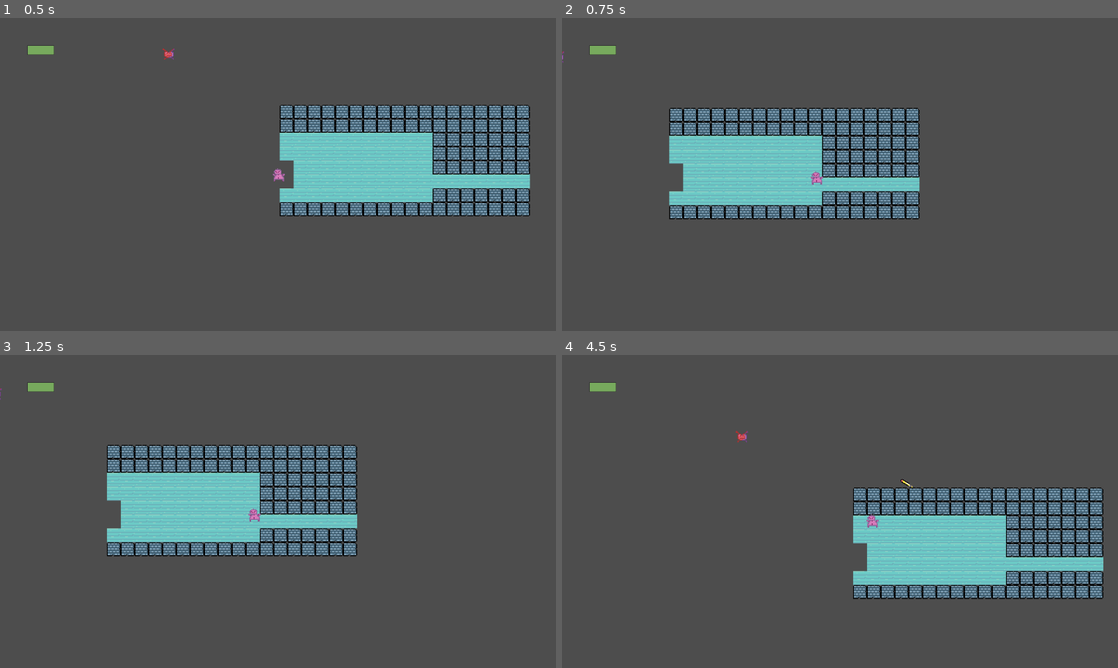
Above: before the commit, frames 1-4 (two rows, left to right).
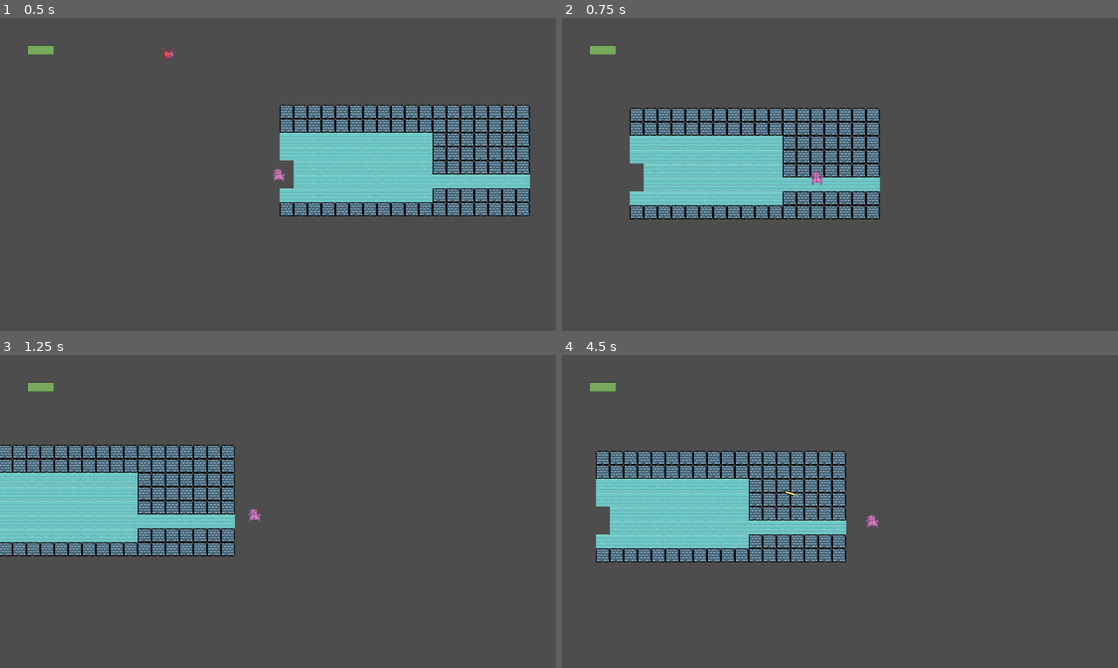
Above: after the commit, the same moments.

Repository: AndreAnimator/bullet-gel
Game: Godot game, scene res://Scenes/playground.tscn
Two runs of this game, one before a commit and one after it. Both use one fixed random seed, a clock stepped at 60 frames per second and the inputs below.
Inputs (mouse positions are in pixels of both pictures, inside the frame that each line leads up to):
- Up to frame 1 (0.5 s): no input
- Up to frame 2 (0.75 s): tap Enter at 0.5 s; move the mouse to (962, 158) at 0.52 s; hold D (move_right) from 0.53 s (still down); hold Ctrl (dash) from 0.53 s (still down)
- Up to frame 3 (1.25 s): keep holding D (move_right); keep holding Ctrl (dash)
- Up to frame 4 (4.5 s): move the mouse to (728, 527) at 1.27 s; release D (move_right) at 1.28 s; release Ctrl (dash) at 1.28 s; hold S (move_down) 1.28-2.03 s; click (728, 527) at 1.35 s; move the mouse to (895, 442) at 2.02 s; hold D (move_right) 2.03-2.78 s; hold Ctrl (dash) 2.03-2.78 s; move the mouse to (812, 574) at 2.77 s; hold W (move_up) 2.78-3.53 s; click (812, 574) at 2.85 s; move the mouse to (1006, 558) at 3.52 s; hold Ctrl (dash) 3.53-4.28 s; hold A (move_left) from 3.53 s (still down); move the mouse to (673, 464) at 4.27 s; click (673, 464) at 4.35 s

Frame 1 is identical in both runs. In frame 2, 9.9% of the frame differs, in the area x 0-65%, y 10-65%; in frame 3, 19%; in frame 4, 31%, in the area x 6-98%, y 24-78%.
Error before the commit: Trying to assign value of type 'bullet.gd' to a variable of type 'bullets.gd'. (res://Util/Components/hurtbox.gd:6)

Commit message:
Functional enemy and player shooting feature

Diff:
--- a/Entities/Enemies/EnemyTemplate/States/enemy_chase.gd
+++ b/Entities/Enemies/EnemyTemplate/States/enemy_chase.gd
@@ -5,10 +5,9 @@
 var shooting_frequency = 80
 var shooting_wait = 0
 
-const obj_bullet = preload("res://Objects/Bullets/bullets.tscn")
+const obj_bullet = preload("res://Objects/EnemyBullets/Bullets/bullets.tscn")
 
 func physics_process_state(delta: float):
-	print("persiga")
 	var direction = player.global_position - enemy.global_position
 
 	var distance = direction.length()
@@ -25,17 +24,13 @@
 
 	shooting_wait += 1
 	if shooting_wait == shooting_frequency:
-		print(" o que é direção ")
-		print("pou pou")
-		print(direction)
-		shoot(direction, 20)
+		shoot()
 		shooting_wait = 0
 
-func shoot(direction: Vector2, speed):
+func shoot():
 	print("Atira caralho")
-	var player = get_tree().get_first_node_in_group("player")
-	var new_bullet = obj_bullet.instantiate()
-	direction = direction - enemy.global_position
-	get_parent().add_child(new_bullet)
-	new_bullet.position = enemy.position
-	new_bullet.rotation = direction.angle()
+	var spawned_bullet := obj_bullet.instantiate()
+	var player_direction = player.global_position - enemy.global_position
+	spawned_bullet.position = enemy.global_position
+	get_tree().root.call_deferred("add_child", spawned_bullet)
+	spawned_bullet.rotation = player_direction.angle()
--- a/Entities/Enemies/EnemyTemplate/States/enemy_idle.gd
+++ b/Entities/Enemies/EnemyTemplate/States/enemy_idle.gd
@@ -3,7 +3,6 @@
 var idle_timer : Timer
 
 func enter():
-	print("ta idle")
 	enemy.velocity = Vector2.ZERO
 
 	idle_timer = Timer.new()
@@ -13,14 +12,12 @@
 	add_child(idle_timer)
 
 func on_timeout():
-	print("Dá uma caminhadinha")
 	transitioned.emit(self, "wander")
 
 func _physics_process(delta: float) -> void:
 	try_chase()
 
 func exit():
-	print("Saia do Idle")
 	idle_timer.stop()
 	idle_timer.timeout.disconnect(on_timeout)
 	idle_timer.queue_free()
--- a/Entities/Enemies/EnemyTemplate/States/enemy_state.gd
+++ b/Entities/Enemies/EnemyTemplate/States/enemy_state.gd
@@ -7,32 +7,29 @@
 var player : Player
 
 func _ready():
-    print("Ready")
-    player = get_tree().get_first_node_in_group("player")
-    print("Pegou o Player")
-    print(player)
-    enemy.damaged.connect(on_damaged)
+	player = get_tree().get_first_node_in_group("player")
+	enemy.damaged.connect(on_damaged)
 
 func enter():
-    pass
+	pass
 
 func process_state(delta: float):
-    pass
+	pass
 
 func physics_process_state(delta: float):
-    pass
+	pass
 
 func exit():
-    pass
+	pass
 
 func try_chase() -> bool:
-    if get_distance_to_player() <= enemy.detection_radius:
-        transitioned.emit(self, "chase")
-        return true
-    return false
+	if get_distance_to_player() <= enemy.detection_radius:
+		transitioned.emit(self, "chase")
+		return true
+	return false
 
 func get_distance_to_player() -> float:
-    return player.global_position.distance_to(enemy.global_position)
+	return player.global_position.distance_to(enemy.global_position)
 
 func on_damaged(attack: Attack):
-    transitioned.emit(self, "stun")
+	transitioned.emit(self, "stun")
--- a/Entities/Enemies/EnemyTemplate/States/enemy_stun.gd
+++ b/Entities/Enemies/EnemyTemplate/States/enemy_stun.gd
@@ -3,13 +3,12 @@
 var timer : Timer
 
 func enter():
-	print("Stun")
 	timer = Timer.new()
 	timer.wait_time = 1.0
 	timer.autostart = true
 	timer.timeout.connect(on_timer_finished)
 	add_child(timer)
-	enemy.stunned = true
+	enemy.invincible = true
 
 func exit():
 	timer.stop()
--- a/Entities/Enemies/EnemyTemplate/States/enemy_wander.gd
+++ b/Entities/Enemies/EnemyTemplate/States/enemy_wander.gd
@@ -9,7 +9,6 @@
 var wander_timer : Timer
 
 func enter():
-    print("Ta wander")
     wander_direction = Vector2.UP.rotated(deg_to_rad(randf_range(0, 360)))
     wander_timer = Timer.new()
     wander_timer.wait_time = randf_range(min_wander_time, max_wander_time)
@@ -18,20 +17,14 @@
     add_child(wander_timer)
 
 func physics_process_state(delta: float):
-    print("da wander")
     enemy.velocity = wander_direction*wander_speed
     enemy.move_and_slide()
-    print("wandering")
-
     try_chase()
-    print("Tenta persegui")
 
 func on_timer_finished():
     transitioned.emit(self, "idle")
-    print("Vai pra idle")
 
 func exit():
-    print("Saiu do wander")
     wander_timer.stop()
     wander_timer.timeout.disconnect(on_timer_finished)
     wander_timer.queue_free()
--- a/Entities/Enemies/EnemyTemplate/enemy.gd
+++ b/Entities/Enemies/EnemyTemplate/enemy.gd
@@ -10,10 +10,15 @@
 
 signal damaged(attack: Attack)
 
+@export var hitbox : HitBox
 @export_group("Vision Ranges")
 @export var detection_radius := 100.0
 @export var chase_radius := 200.0
 @export var follow_radius := 25.0
+
+func _ready():
+	if hitbox:
+		hitbox.damaged.connect(take_damage)
 
 func respawn():
 	print("ele respawna?")
@@ -23,16 +28,22 @@
 
 
 func _on_area_2d_body_entered(body: Node2D) -> void:
+	print("Isso sequer entra?")
 	if body.is_in_group("player"):
+		print("Encostou no jogador")
 		#TODO adaptar isso pra usar hurtbox no lugar
-		if body.is_invincible():
+		if !body.is_invincible():
 			body.take_damage(1)
+	if body.is_in_group("player_bullet"):
+		print("Enimigo tomou")
+		take_damage(body.initial_damage)
 
-func take_damage(dmg):
+func take_damage(attack:Attack):
 	print("Tomou lhe")
 	if(!invincible):
-		health -= dmg
+		health -= attack.damage
 		if health <= 0:
+			print("Esse bixo não morre não??")
 			queue_free()
 
 func is_invincible():
@@ -40,4 +51,5 @@
 
 func _on_hitbox_damaged(attack:Attack) -> void:
 	print("jumpscare q isso funciona")
+	take_damage(attack)
 	damaged.emit(attack)
--- a/Entities/Enemies/EnemyTemplate/enemy.tscn
+++ b/Entities/Enemies/EnemyTemplate/enemy.tscn
@@ -14,12 +14,16 @@
 size = Vector2(14, 13)
 
 [sub_resource type="RectangleShape2D" id="RectangleShape2D_4gyqm"]
-size = Vector2(11, 7)
+size = Vector2(10, 5)
 
 [node name="Enemy" type="CharacterBody2D" groups=["enemy", "respawn"]]
+collision_layer = 65
+collision_mask = 9
 script = ExtResource("1_4gyqm")
 
-[node name="Hitbox" type="Area2D" parent="."]
+[node name="Hitbox" type="Area2D" parent="." groups=["enemy"]]
+collision_layer = 64
+collision_mask = 8
 script = ExtResource("2_m0rfr")
 
 [node name="CollisionShape2D" type="CollisionShape2D" parent="Hitbox"]
@@ -27,7 +31,7 @@
 shape = SubResource("RectangleShape2D_qi2p4")
 
 [node name="CollisionShape2D" type="CollisionShape2D" parent="."]
-position = Vector2(0.5, 0.5)
+position = Vector2(0, -0.5)
 shape = SubResource("RectangleShape2D_4gyqm")
 
 [node name="Enemy" type="Sprite2D" parent="."]
--- a/Entities/Enemies/EnemyTemplate/enemy_state_machine.gd
+++ b/Entities/Enemies/EnemyTemplate/enemy_state_machine.gd
@@ -6,10 +6,8 @@
 var states : Dictionary = {}
 
 func _ready():
-	print("e esse state machine q n faz nada")
 	for child in get_children():
 		if child is EnemyState:
-			print("O nome  da criança " + child.name.to_lower())
 			states[child.name.to_lower()] = child
 			child.transitioned.connect(on_child_transition)
 
@@ -19,7 +17,6 @@
 
 func _process(delta):
 	if current_state:
-		print("oxi")
 		current_state.process_state(delta)
 
 func _physics_process(delta):
@@ -27,23 +24,15 @@
 		current_state.physics_process_state(delta)
 
 func on_child_transition(state: EnemyState, new_state_name: String):
-	print("Criança transicionou")
 	if state != current_state:
-		print("deferente")
-		print(state)
-		print(" != ")
-		print(current_state)
 		return
 
 	var new_state = states.get(new_state_name.to_lower())
 	if !new_state:
-		print("não é state")
 		return
 
 	if current_state:
-		print("Sai do state")
 		current_state.exit()
 
 	new_state.enter()
-	print("Entra no state")
 	current_state = new_state
--- /dev/null
+++ b/Entities/Player/PlayerHitbox.tscn
@@ -0,0 +1,9 @@
+[gd_scene load_steps=2 format=3 uid="uid://byfl1tqugxb2e"]
+
+[ext_resource type="Script" uid="uid://c1wjv857a0mom" path="res://Util/Components/hitbox.gd" id="1_c54k0"]
+
+[node name="PlayerHitbox" type="Area2D"]
+collision_layer = 8
+collision_mask = 64
+script = ExtResource("1_c54k0")
+metadata/_custom_type_script = "uid://c1wjv857a0mom"
--- a/Entities/Player/player.gd
+++ b/Entities/Player/player.gd
@@ -1,6 +1,7 @@
 class_name Player
 extends CharacterBody2D
 
+@export var hitbox : HitBox
 var speed: float = 200
 var acceleration: float = 2000
 var friction: float = acceleration / speed
@@ -9,6 +10,7 @@
 var can_move: bool = true
 var invincible: bool = false
 var can_shoot: bool = true
+var attack := Attack.new()
 
 # dash controls
 
@@ -23,6 +25,10 @@
 signal hp_changed
 signal died
 signal player_shoot
+
+func _ready():
+	if hitbox:
+		hitbox.damaged.connect(take_damage)
 
 # Camera Movement Control
 
@@ -72,9 +78,9 @@
 func apply_friction(delta: float) -> void:
 	velocity -= velocity * friction * delta
 
-func take_damage(dmg):
+func take_damage(damage: Attack):
 	if(!invincible):
-		set_hp(hp - dmg)
+		set_hp(hp - damage.damage)
 
 func get_hp():
 	return hp
@@ -105,3 +111,15 @@
 
 func _on_dash_again_timer_timeout() -> void:
 	can_dash = true
+
+
+func _on_hit_box_body_entered(body:Node2D) -> void:
+	print("Isso sequer entra?")
+	if body.is_in_group("enemy"):
+		print("Encostou no inimigo")
+		#TODO adaptar isso pra usar hurtbox no lugar
+		if !body.is_invincible():
+			take_damage(attack)
+	if body.is_in_group("enemy_bullet"):
+		print("Tomou do enemigo")
+		take_damage(body.initial_damage)
--- a/Entities/Player/player.tscn
+++ b/Entities/Player/player.tscn
@@ -1,21 +1,27 @@
-[gd_scene load_steps=6 format=3 uid="uid://ckmqdyqfpamim"]
+[gd_scene load_steps=8 format=3 uid="uid://ckmqdyqfpamim"]
 
 [ext_resource type="Script" uid="uid://dgoqmy41wvks2" path="res://Entities/Player/player.gd" id="1_onrkg"]
 [ext_resource type="Texture2D" uid="uid://bk54wvivdh3ib" path="res://Assets/protag.png" id="2_i3pqv"]
 [ext_resource type="Script" uid="uid://b7aubyhkr3ldi" path="res://Entities/Player/player_camera.gd" id="3_lu8i8"]
 [ext_resource type="Script" uid="uid://b8kge5j2w57xy" path="res://Entities/Player/player_weapon.gd" id="4_tekja"]
+[ext_resource type="Script" uid="uid://c1wjv857a0mom" path="res://Util/Components/hitbox.gd" id="5_5c2io"]
 
 [sub_resource type="RectangleShape2D" id="RectangleShape2D_onrkg"]
-size = Vector2(12, 14)
+size = Vector2(12, 1)
 
-[node name="CharacterBody2D" type="CharacterBody2D" groups=["player", "respawn"]]
+[sub_resource type="RectangleShape2D" id="RectangleShape2D_4wf4l"]
+size = Vector2(19, 17)
+
+[node name="CharacterBody2D" type="CharacterBody2D" node_paths=PackedStringArray("hitbox") groups=["player", "respawn"]]
+collision_layer = 0
 script = ExtResource("1_onrkg")
+hitbox = NodePath("HitBox")
 
 [node name="Player" type="Sprite2D" parent="."]
 texture = ExtResource("2_i3pqv")
 
 [node name="CollisionShape2D" type="CollisionShape2D" parent="."]
-position = Vector2(1, 1)
+position = Vector2(1, 7.5)
 shape = SubResource("RectangleShape2D_onrkg")
 
 [node name="Camera2D" type="Camera2D" parent="." node_paths=PackedStringArray("target")]
@@ -33,7 +39,19 @@
 firing_position = NodePath("../FiringPosition")
 
 [node name="FiringPosition" type="Marker2D" parent="."]
+position = Vector2(6.94, 0)
+
+[node name="HitBox" type="Area2D" parent="." groups=["player"]]
+collision_layer = 24
+collision_mask = 96
+script = ExtResource("5_5c2io")
+metadata/_custom_type_script = "uid://c1wjv857a0mom"
+
+[node name="CollisionShape2D" type="CollisionShape2D" parent="HitBox"]
+position = Vector2(0.5, -1.5)
+shape = SubResource("RectangleShape2D_4wf4l")
 
 [connection signal="player_shoot" from="." to="PlayerWeapon" method="_on_character_body_2d_player_shoot"]
 [connection signal="timeout" from="DashTimer" to="." method="_on_dash_timer_timeout"]
 [connection signal="timeout" from="DashAgainTimer" to="." method="_on_dash_again_timer_timeout"]
+[connection signal="body_entered" from="HitBox" to="." method="_on_hit_box_body_entered"]
--- a/Entities/Player/player_weapon.gd
+++ b/Entities/Player/player_weapon.gd
@@ -3,17 +3,14 @@
 @export var firing_position : Marker2D
 
 @onready var player : Player = get_owner()
-var firing_speed : float = 150
 
 const obj_bullet = preload("res://Objects/PlayerBullets/player_bullets.tscn")
 
 func _on_character_body_2d_player_shoot():
-	if sign(player.aim_position.x) != sign(firing_position.position.x):
-		firing_position.position.x *= -1
-
 	var spawned_bullet := obj_bullet.instantiate()
-	var mouse_direction := get_global_mouse_position()
-	spawned_bullet.velocity = Vector2(firing_speed, 0).rotated(mouse_direction.angle())
-	spawned_bullet.global_position = firing_position.global_position
+	var mouse_direction := get_global_mouse_position() - firing_position.global_position
+	spawned_bullet.position = global_position
+	get_tree().root.call_deferred("add_child", spawned_bullet)
 	spawned_bullet.rotation = mouse_direction.angle()
-	get_parent().add_child(spawned_bullet)
+	# spawned_bullet.velocity = Vector2(firing_speed, 0).rotated(mouse_direction.angle())
+	# spawned_bullet.rotation = mouse_direction.angle()
--- a/Objects/Bullets/bullets.gd
+++ /dev/null
@@ -1,33 +0,0 @@
-extends CharacterBody2D
-class_name Bullets
-
-@export var hurtbox : HurtBox
-
-@export var speed := 150.0
-@export var damage := 1.0
-
-var duration = 4000
-
-func _ready() -> void:
-	pass
-
-func _physics_process(delta: float) -> void:
-	var direction = Vector2.RIGHT.rotated(rotation)
-	position += speed * direction
-	# var collision := move_and_collide(velocity*delta)
-
-	var collision := move_and_collide(position*delta)
-	duration -= 1
-	if duration == 0:
-		queue_free()
-
-func _on_body_entered(body):
-	if body.is_in_group("player"):
-		if !body.is_invincible():
-			body.take_damage(1)
-			queue_free()
-	if body.is_in_group("solid"):
-		queue_free()
-
-func _on_bullet_hurtbox_body_entered(body: Node2D) -> void:
-	pass # Replace with function body.
--- a/Objects/Bullets/bullets.tscn
+++ b/Objects/EnemyBullets/Bullets/bullets.tscn
@@ -1,17 +1,18 @@
 [gd_scene load_steps=6 format=3 uid="uid://ygrw13ixb371"]
 
-[ext_resource type="Script" uid="uid://t0w1ushk1ulp" path="res://Objects/Bullets/bullets.gd" id="1_daqjf"]
+[ext_resource type="Script" uid="uid://yemjg1ot7bi4" path="res://Objects/EnemyBullets/Bullets/enemy_bullets.gd" id="1_xdd16"]
 [ext_resource type="Texture2D" uid="uid://comww2bvwsma" path="res://Assets/bullet.png" id="2_qumpn"]
-[ext_resource type="Script" uid="uid://bapqvi2geihtq" path="res://Util/Components/hurtbox.gd" id="3_wr1be"]
+[ext_resource type="Script" uid="uid://c1wjv857a0mom" path="res://Util/Components/hitbox.gd" id="3_wr1be"]
 
 [sub_resource type="RectangleShape2D" id="RectangleShape2D_yc357"]
 size = Vector2(20, 2)
 
 [sub_resource type="RectangleShape2D" id="RectangleShape2D_u0h1s"]
-size = Vector2(12, 12)
+size = Vector2(23, 24)
 
-[node name="Bullets" type="CharacterBody2D"]
-script = ExtResource("1_daqjf")
+[node name="Bullets" type="CharacterBody2D" node_paths=PackedStringArray("hitbox") groups=["enemy_bullet"]]
+script = ExtResource("1_xdd16")
+hitbox = NodePath("BulletHurtbox")
 
 [node name="Bullet" type="Sprite2D" parent="."]
 texture = ExtResource("2_qumpn")
@@ -20,10 +21,13 @@
 position = Vector2(0, 9)
 shape = SubResource("RectangleShape2D_yc357")
 
-[node name="BulletHurtbox" type="Area2D" parent="."]
+[node name="BulletHurtbox" type="Area2D" parent="." groups=["enemy_bullet"]]
+collision_layer = 64
+collision_mask = 8
 script = ExtResource("3_wr1be")
 
 [node name="CollisionShape2D" type="CollisionShape2D" parent="BulletHurtbox"]
+position = Vector2(-0.5, 0)
 shape = SubResource("RectangleShape2D_u0h1s")
 
 [connection signal="body_entered" from="BulletHurtbox" to="." method="_on_bullet_hurtbox_body_entered"]
--- /dev/null
+++ b/Objects/EnemyBullets/Bullets/enemy_bullets.gd
@@ -0,0 +1,10 @@
+extends Bullet
+
+func _on_hitbox_area_entered(area: Node2D):
+	if area.is_in_group("player"):
+		var attack := Attack.new()
+		print("Encostou no player")
+		area.damage(attack)
+		#TODO adaptar isso pra usar hurtbox no lugar
+		# if !area.is_invincible():
+		# 	area.take_damage(damage)
--- a/Objects/PlayerBullets/bullet.gd
+++ /dev/null
@@ -1,28 +0,0 @@
-class_name Bullet
-extends CharacterBody2D
-
-@export var hurtbox : HurtBox
-
-@export var speed := 20.0
-@export var damage := 1.0
-var duration = 4000
-
-func _ready() -> void:
-	if hurtbox:
-		hurtbox.hit_enemy.connect(on_enemy_hit)
-
-func _physics_process(delta: float) -> void:
-	var direction = Vector2.RIGHT.rotated(rotation)
-
-	velocity = direction * speed
-	var collision := move_and_collide(velocity*delta)
-
-	duration -= 1
-
-	if collision:
-		queue_free()
-	elif duration == 0:
-		queue_free()
-
-func on_enemy_hit():
-	queue_free()
--- /dev/null
+++ b/Objects/PlayerBullets/player_bullets.gd
@@ -0,0 +1,10 @@
+extends Bullet
+
+func _on_hitbox_area_entered(area: Node2D):
+	if area.is_in_group("enemy"):
+		print("Encostou no inimigo")
+		var attack := Attack.new()
+		area.damage(attack)
+		#TODO adaptar isso pra usar hurtbox no lugar
+		# if !area.is_invincible():
+		# 	area.take_damage(damage)
--- a/Objects/PlayerBullets/player_bullets.tscn
+++ b/Objects/PlayerBullets/player_bullets.tscn
@@ -1,29 +1,35 @@
-[gd_scene load_steps=5 format=3 uid="uid://b6xkm0vifs0ay"]
+[gd_scene load_steps=6 format=3 uid="uid://b6xkm0vifs0ay"]
 
-[ext_resource type="Script" uid="uid://bcnp3k8tln38u" path="res://Objects/PlayerBullets/bullet.gd" id="1_lyxxk"]
+[ext_resource type="Script" uid="uid://t0w1ushk1ulp" path="res://Objects/PlayerBullets/player_bullets.gd" id="1_adegj"]
 [ext_resource type="Texture2D" uid="uid://6v26f1yk146c" path="res://Assets/player_bullet.png" id="2_lyxxk"]
-[ext_resource type="Script" uid="uid://bapqvi2geihtq" path="res://Util/Components/hurtbox.gd" id="3_adegj"]
+[ext_resource type="Script" uid="uid://c1wjv857a0mom" path="res://Util/Components/hitbox.gd" id="3_cd1yt"]
 
 [sub_resource type="RectangleShape2D" id="RectangleShape2D_cd1yt"]
 size = Vector2(16, 3.95335)
 
-[node name="PlayerBullets" type="CharacterBody2D"]
-script = ExtResource("1_lyxxk")
+[sub_resource type="RectangleShape2D" id="RectangleShape2D_adegj"]
+
+[node name="PlayerBullets" type="CharacterBody2D" node_paths=PackedStringArray("hitbox") groups=["player_bullet"]]
+scale = Vector2(1, 1.01249)
+collision_layer = 0
+collision_mask = 0
+script = ExtResource("1_adegj")
+hitbox = NodePath("Hurtbox")
+target_speed = 1000.0
+acceleraton = 5.0
 
 [node name="Bullet" type="Sprite2D" parent="."]
 rotation = 1.5708
-scale = Vector2(0.949967, 1)
 texture = ExtResource("2_lyxxk")
 
-[node name="CollisionShape2D" type="CollisionShape2D" parent="."]
-position = Vector2(0, 3)
-scale = Vector2(1, 1.0118)
+[node name="Ground Collision" type="CollisionShape2D" parent="."]
+position = Vector2(0, 4)
 shape = SubResource("RectangleShape2D_cd1yt")
 
-[node name="Hurtbox" type="Area2D" parent="."]
-script = ExtResource("3_adegj")
+[node name="Hurtbox" type="Area2D" parent="." groups=["player_bullet"]]
+collision_layer = 8
+collision_mask = 64
+script = ExtResource("3_cd1yt")
 
-[node name="CollisionShape2D" type="CollisionShape2D" parent="Hurtbox"]
-position = Vector2(0, -2.08616e-07)
-scale = Vector2(1, 1.0118)
-shape = SubResource("RectangleShape2D_cd1yt")
+[node name="HurtboxCollision" type="CollisionShape2D" parent="Hurtbox"]
+shape = SubResource("RectangleShape2D_adegj")
--- a/Util/Classes/attack.gd
+++ b/Util/Classes/attack.gd
@@ -1,3 +1,3 @@
 class_name Attack
 
-var damage := 1.0
+var damage := 1
--- /dev/null
+++ b/Util/Classes/bullet.gd
@@ -0,0 +1,36 @@
+class_name Bullet
+extends CharacterBody2D
+
+@export var hitbox = Area2D
+
+@export var initial_speed = 1000.0
+@export var target_speed := 980.0
+@export var acceleraton = 2.0
+@export var damage := 1.0
+var speed = initial_speed
+var direction = Vector2.RIGHT
+var duration = 1.0
+
+func _ready() -> void:
+	direction = Vector2.RIGHT.rotated(global_rotation)
+	if hitbox:
+		hitbox.area_entered.connect(_on_hitbox_area_entered)
+
+	await get_tree().create_timer(duration).timeout
+	await _before_lifespan_expired()
+	queue_free()
+
+func _physics_process(delta: float) -> void:
+	speed = lerp(speed, target_speed, acceleraton * get_position_delta())
+	velocity = direction * speed * delta
+	var collision := move_and_collide(velocity)
+
+	if collision:
+		queue_free()
+
+
+func _on_hitbox_area_entered(area: Node2D):
+	pass
+
+func _before_lifespan_expired():
+	pass
--- a/Util/Components/health.gd
+++ b/Util/Components/health.gd
@@ -12,16 +12,17 @@
 # @onready var enemy = Enemy = get_owner
 
 func _ready():
-    if hitbox:
-        hitbox.damaged.connect(on_damaged)
+	pass
+	#if hitbox:
+	#    hitbox.damaged.connect(on_damaged)
 
 func on_damaged(attack: Attack):
-    # if !enemy.alive:
-        # return
+	# if !enemy.alive:
+		# return
 
-    health -= attack.damage
-    health_changed.emit(health)
+	health -= attack.damage
+	health_changed.emit(health)
 
-    if health <= 0:
-        health = 0
-        # enemy.alive = false
+	if health <= 0:
+		health = 0
+		# enemy.alive = false
--- a/Util/Components/hitbox.gd
+++ b/Util/Components/hitbox.gd
@@ -1,5 +1,7 @@
 class_name HitBox
 extends Area2D
+
+@export var initial_damage = 1
 
 signal damaged(attack: Attack)
 
--- a/project.godot
+++ b/project.godot
@@ -31,7 +31,7 @@
 "res://Entities/Enemies/EnemyTemplate/": "orange",
 "res://Entities/Player/": "red",
 "res://Objects/": "orange",
-"res://Objects/Bullets/": "orange",
+"res://Objects/EnemyBullets/Bullets/": "orange",
 "res://Scenes/": "green",
 "res://UI/": "teal",
 "res://Util/": "pink",
@@ -84,6 +84,17 @@
 ]
 }
 
+[layer_names]
+
+2d_physics/layer_1="world"
+2d_physics/layer_2="player"
+2d_physics/layer_3="item"
+2d_physics/layer_4="player_hitbox"
+2d_physics/layer_5="player_hurtbox"
+2d_physics/layer_6="enemy_hitbox"
+2d_physics/layer_7="enemy_hurtbox"
+2d_physics/layer_8="enemy"
+
 [rendering]
 
 textures/canvas_textures/default_texture_filter=0
Not shown, added: Objects/EnemyBullets/Bullets/enemy_bullets.gd.uid
Renamed: Objects/Bullets/bullets.gd.uid -> Objects/PlayerBullets/player_bullets.gd.uid
Renamed: Objects/PlayerBullets/bullet.gd.uid -> Util/Classes/bullet.gd.uid
